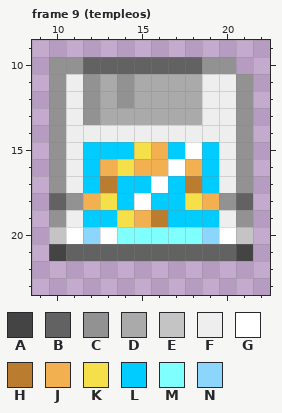
Pixel-art file, stored at assets/originals/art/items/electronics/floppy_disk.aseprite. The first picture shows the starting point.
32x32 pixels, 9 frames. Shown: frame 9 (templeos): x 9..22, y 9..23.
Visible layers, top first: "label_templeos", "label_nt", "label_dna", "label_medical", "label_damaged", "label_code", "label_text", "label_blank", "metal_shutter", "shell_paint".
Palette (. is transparent): A #444444  B #626262  C #929292  D #aaaaaa  E #c4c4c4  F #eeeeee  G #ffffff  H #ba7d30  J #f2b050  K #f5e04a  L #00ccff  M #80ffff  N #8cd6fd
Pixels before, frame 9 (templeos), first column x 10:
10 CCBBBBBBBCC.
11 CFCDCDDDDFFC
12 CFCDCDDDDFFC
13 CFCDDDDDDFFC
14 CFFFFFFFFFFC
15 CFLLLKJLGLFC
16 CFLJKJJGJLFC
17 CFLHLLGLHLFC
18 BCJKLGLLKJCB
19 CFLLKJHLLLFC
20 EGNGMMMMMNGE
21 ABBBBBBBBBBA
Now the later version:
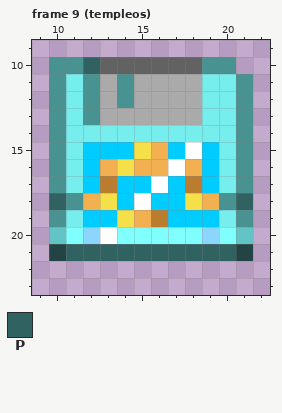
Colours new in this view: P #316262
Difference:
colour A: #444444 -> #224444
colour C: #929292 -> #499292
colour E: #c4c4c4 -> #62c4c4
colour F: #eeeeee -> #77eeee
Changed rows in their new state; - is a pixel that keeps its letter.
Frame 9 (templeos), layer "shell_paint":
first column x 12:
10 P
first column x 10:
18 P----------P
20 -M--------M-
21 -PPPPPPPPPP-
Pixel boxes of the changes (left, top, right, bottom) in both pictures:
changed: (49, 57, 253, 261)
